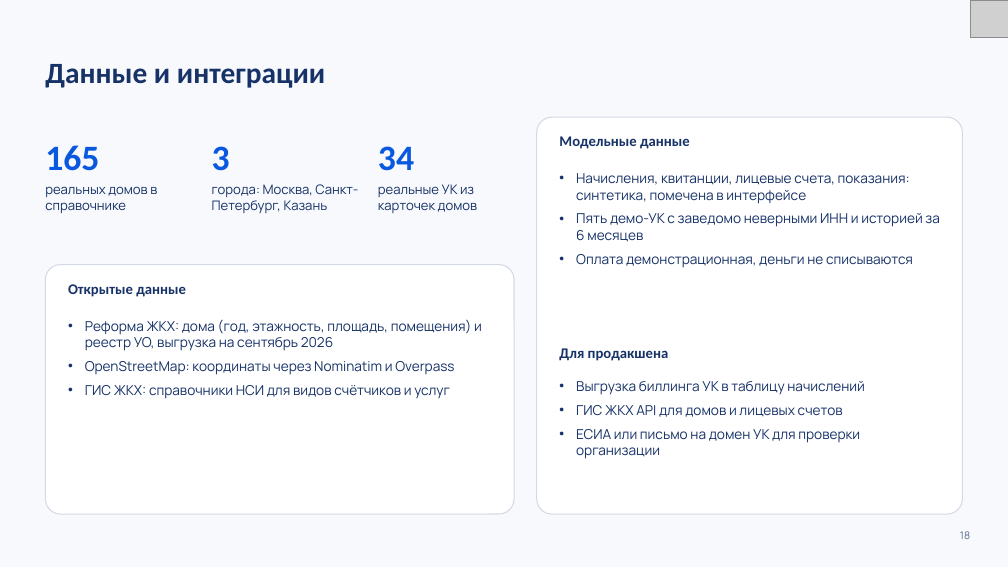
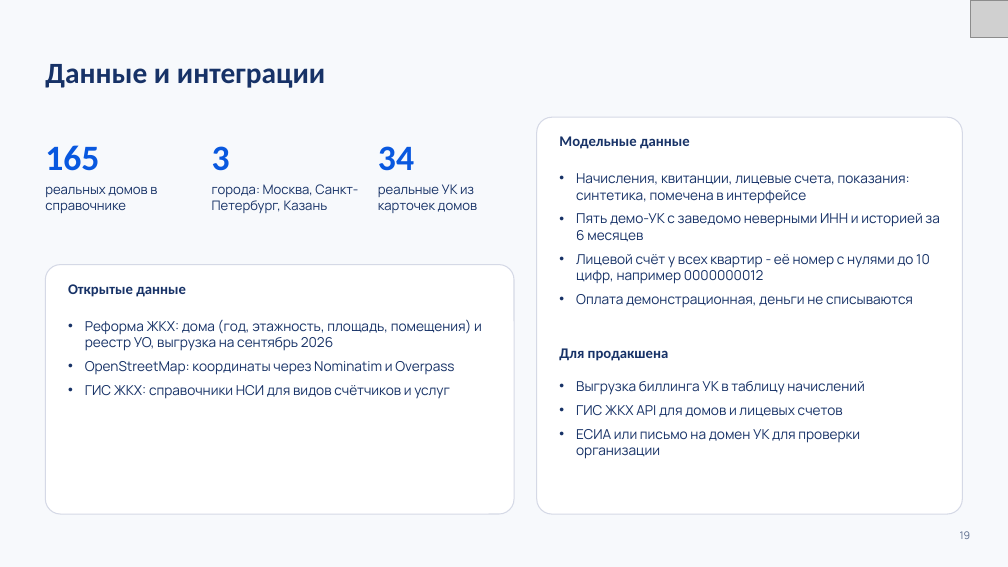
Before and after one commit to K1rL3s/vkmax-mobilization, a slide deck: slide 19 of docs/preza/zheka.pptx (slide 18 before the commit). Drawn at 1008x567 pixels with LibreOffice and Linux fonts; fonts in the diff are those of the drawing; grey boxes stand for pictures. Boxes give left, top, right and bottom in pixels: in the first picture for what was removed or moved away, otherwise in the second. Text is boxed around its words. In the diff, an @@ line names an element or a change of style, - is before the commit and + after.

```diff
--- a/docs/preza/zheka.pptx
+++ b/docs/preza/zheka.pptx
@@ text at (x1=576, y1=254, x2=930, y2=284): paragraph added @@
+• Лицевой счёт у всех квартир - её номер с нулями до 10 цифр, например 0000000012
@@ text at (x1=960, y1=531, x2=971, y2=539): text changed @@
-18
+19
```
Also in this commit, not shown: 20 other slides changed, 2 slides added, 1 slide removed, 10 other files.
